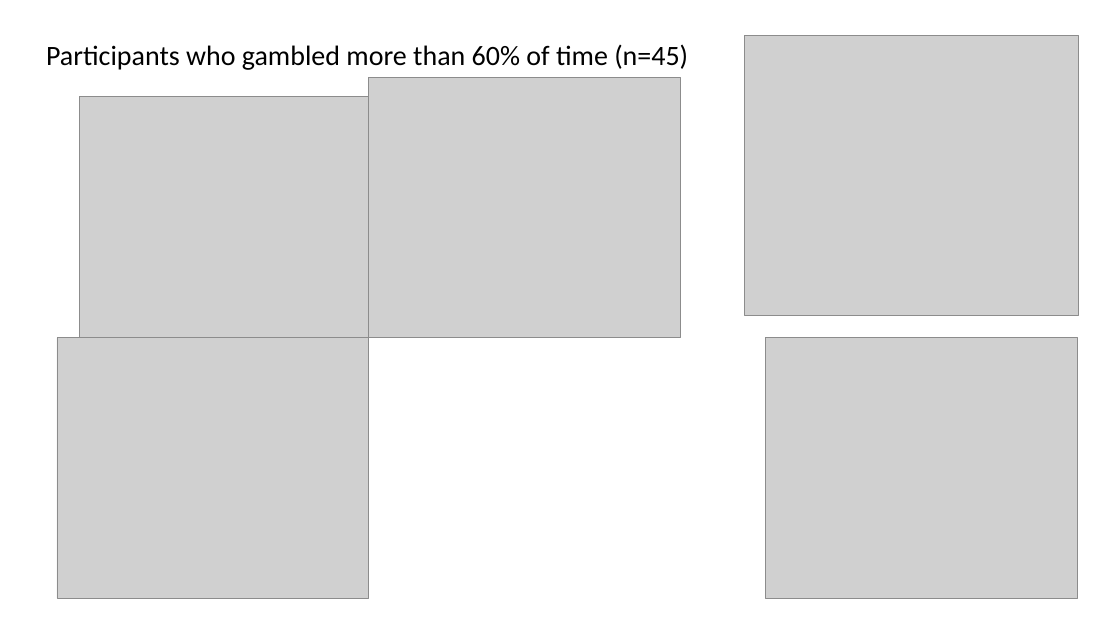
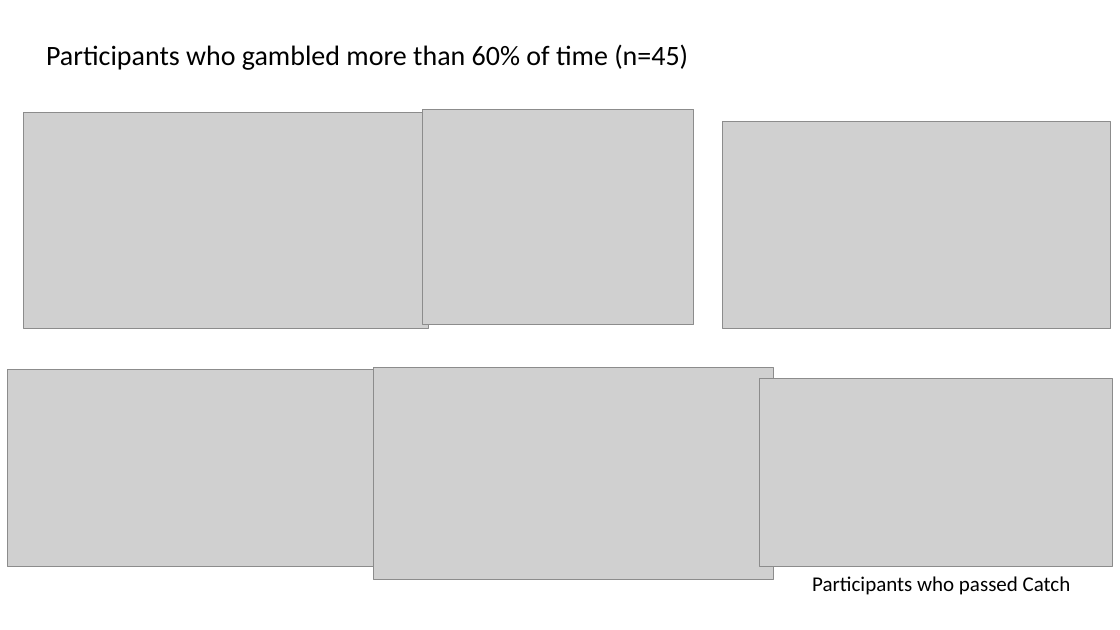
Before and after one commit to gpagnier/rampAnalysis, a slide deck: slide 30 of ShenhavLabMeeting10.29.pptx (slide 24 before the commit). Drawn at 1120x630 pixels with LibreOffice and Linux fonts; fonts in the diff are those of the drawing; grey boxes stand for pictures. Boxes give left, top, right and bottom in pixels: in the first picture for what was removed or moved away, otherwise in the second. Text is boxed around its words. In the diff, an @@ line names an element or a change of style, - is before the commit and + after.

```diff
--- a/ShenhavLabMeeting10.29.pptx
+++ b/ShenhavLabMeeting10.29.pptx
@@ picture: place and size @@
-picture at [80,97,369,338]
+picture at [24,113,429,329]
@@ picture: place and size @@
-picture at [369,77,681,338]
+picture at [423,109,694,325]
@@ picture: place and size @@
-picture at [744,36,1079,315]
+picture at [723,122,1111,329]
@@ picture: place and size @@
-picture at [57,338,369,598]
+picture at [8,370,378,567]
@@ picture added at [374,367,774,580] @@
@@ picture: place and size @@
-picture at [765,338,1077,598]
+picture at [760,379,1113,567]
@@ text added at [812,576,1071,595], 18 pt, text #000000 @@
+Participants who passed Catch
```
Also in this commit, not shown: 14 other slides changed, 14 slides added, 5 slides removed, 2 other files.
